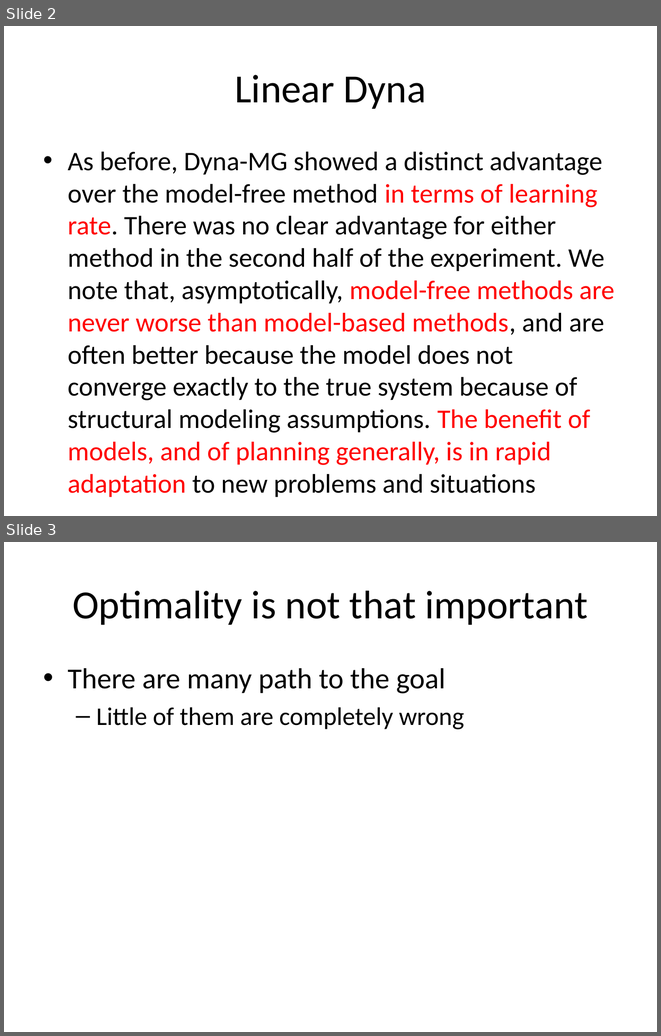
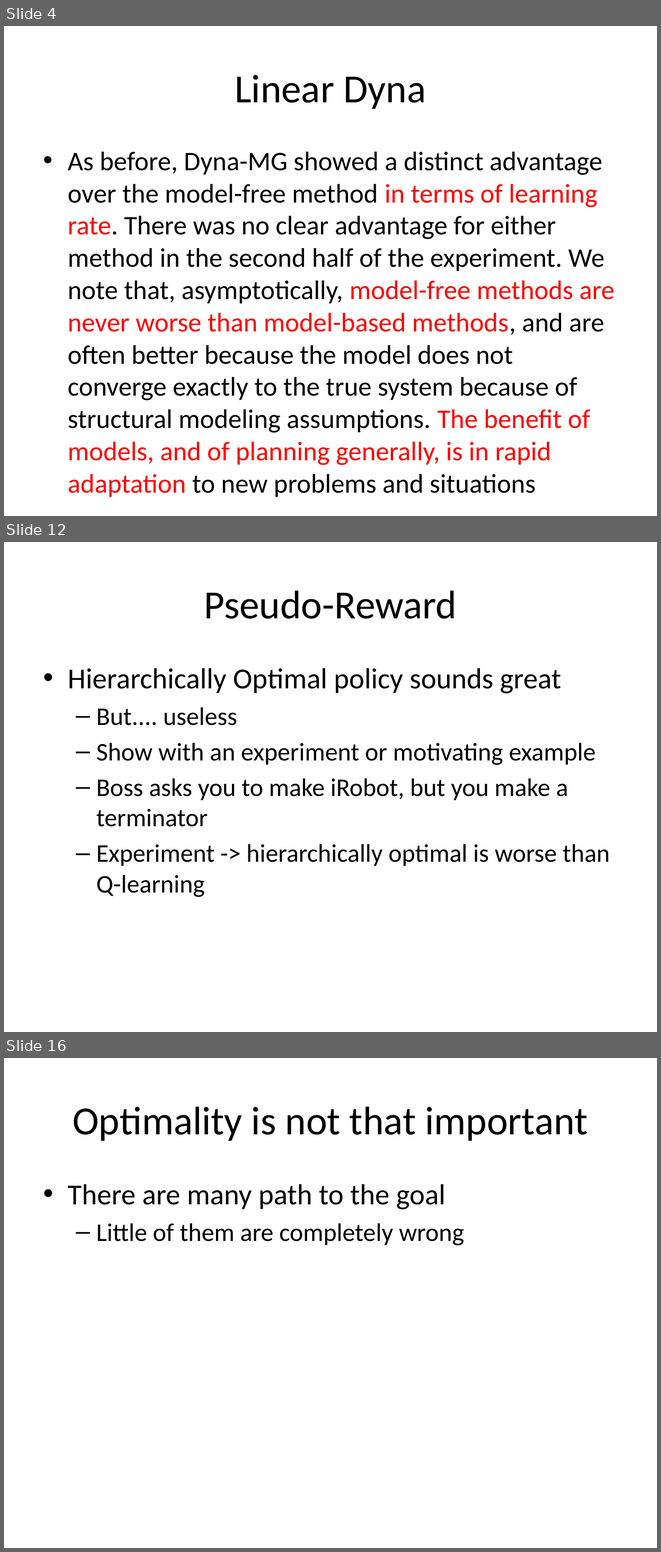
Before and after one commit to lono175/Thesis, a slide deck: OptimalPlanning.pptx. Shown one above the other, each under a label of ours: slides 2 and 3 before the commit, slides 4, 12 and 16 after it; the slides between them are not shown. The pictures are 661x1036 and 661x1552 pixels, drawn with LibreOffice and Linux fonts; fonts in the diff are those of the drawing. Boxes give left, top, right and bottom in pixels: in the first picture for what was removed or moved away, otherwise in the second. Text is boxed around its words. In the diff, an @@ line names an element or a change of style, - is before the commit and + after.

```diff
--- a/OptimalPlanning.pptx
+++ b/OptimalPlanning.pptx
@@ slide 12 added at box(4, 542, 657, 1032), background #FFFFFF @@
@@ title added at box(204, 590, 457, 619), 44 pt, text #000000 @@
+Pseudo-Reward
@@ text added at box(68, 668, 610, 897), 28 pt, text #000000 @@
+• Hierarchically Optimal policy sounds great
+  – But.... useless
+  – Show with an experiment or motivating example
+  – Boss asks you to make iRobot, but you make a terminator
+  – Experiment -> hierarchically optimal is worse than Q-learning
@@ what was slide 2 is now slide 4 @@
@@ what was slide 3 is now slide 16 @@
```
Also in this commit, not shown: 13 other slides added, 1 slide removed.
